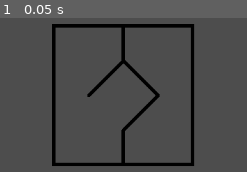
Above: before the commit, frame 1.
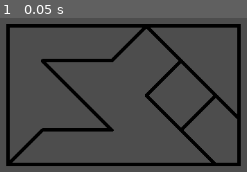
Above: after the commit, the same moment.

Repository: CattacoCattaco/Wizard-Amnesiac
Game: Godot game, scene res://main/main.tscn
Two runs of this game, one before a commit and one after it. Both use one fixed random seed, a clock stepped at 60 frames per second and the inputs below.
Inputs:
- Up to frame 1 (0.05 s): no input

The runs differ from the first frame. In frame 1, 15% of the frame differs, in the area x 2-98%, y 3-97%.

Commit message:
Add Multisymbols
I separated the data of a symbol from the displaying of the symbols. I also made it so that multiple symbols can be grouped together in one box.

Diff:
--- a/main/main.tscn
+++ b/main/main.tscn
@@ -1,12 +1,31 @@
-[gd_scene load_steps=2 format=3 uid="uid://cdly6i4lxnov2"]
+[gd_scene load_steps=6 format=3 uid="uid://cdly6i4lxnov2"]
 
-[ext_resource type="Script" uid="uid://55r0wtsd6gs6" path="res://symbol.gd" id="1_53q0u"]
+[ext_resource type="Script" uid="uid://55r0wtsd6gs6" path="res://main/symbol/symbol_display.gd" id="1_53q0u"]
+[ext_resource type="Script" uid="uid://vuytrsscfx6d" path="res://main/symbol/symbol_data.gd" id="2_pjrb6"]
+
+[sub_resource type="Resource" id="Resource_xwkvk"]
+script = ExtResource("2_pjrb6")
+border_type = 1
+symbol = 4
+metadata/_custom_type_script = "uid://vuytrsscfx6d"
+
+[sub_resource type="Resource" id="Resource_c651c"]
+script = ExtResource("2_pjrb6")
+border_type = 1
+symbol = 1
+metadata/_custom_type_script = "uid://vuytrsscfx6d"
+
+[sub_resource type="Resource" id="Resource_pjrb6"]
+script = ExtResource("2_pjrb6")
+symbol = 6
+child_symbols = Array[ExtResource("2_pjrb6")]([SubResource("Resource_xwkvk"), SubResource("Resource_c651c")])
+metadata/_custom_type_script = "uid://vuytrsscfx6d"
 
 [node name="Node2D" type="Node2D"]
 
 [node name="Symbol" type="Node2D" parent="."]
 script = ExtResource("1_53q0u")
 size = 200
-symbol = 5
+symbol = SubResource("Resource_pjrb6")
 
 [node name="Camera2D" type="Camera2D" parent="."]
--- /dev/null
+++ b/main/symbol/symbol_data.gd
@@ -0,0 +1,44 @@
+@tool
+class_name SymbolData
+extends Resource
+
+enum SymbolType {
+	HOPE,
+	STABILITY,
+	LOVE,
+	LOSS,
+	ENTROPY,
+	CURIOSITY,
+	MULTISYMBOL,
+}
+
+enum BorderType {
+	SQUARE,
+	SQUARE_HIDDEN,
+	CIRCLE,
+}
+
+@export var border_type: BorderType = BorderType.SQUARE
+@export var symbol: SymbolType = SymbolType.HOPE
+@export var child_symbols: Array[SymbolData] = []
+
+
+func is_square() -> bool:
+	return border_type != BorderType.CIRCLE
+
+
+func get_width() -> float:
+	match symbol:
+		SymbolType.MULTISYMBOL:
+			var width: float = 0
+
+			for child in child_symbols:
+				width += child.get_width()
+
+			return width
+		SymbolType.STABILITY:
+			return 2/3.0 if is_square() else 1.0
+		SymbolType.CURIOSITY:
+			return 1/2.0 if is_square() else 1.0
+		_:
+			return 1.0
--- a/symbol.gd
+++ b/main/symbol/symbol_display.gd
@@ -1,27 +1,13 @@
 @tool
-class_name Symbol
+class_name SymbolDisplay
 extends Node2D
-
-enum SymbolType {
-	HOPE,
-	STABILITY,
-	LOVE,
-	LOSS,
-	ENTROPY,
-	CURIOSITY,
-}
 
 @export var size: int = 100:
 	set(value):
 		size = value
 		queue_redraw()
 
-@export var is_square: bool = true:
-	set(value):
-		is_square = value
-		queue_redraw()
-
-@export var symbol: SymbolType = SymbolType.HOPE:
+@export var symbol: SymbolData:
 	set(value):
 		symbol = value
 		queue_redraw()
@@ -33,6 +19,8 @@
 
 var symbol_lines: Line2D
 
+var child_symbols: Array[SymbolDisplay]
+
 
 func _ready() -> void:
 	symbol_lines = Line2D.new()
@@ -47,52 +35,58 @@
 
 
 func _draw() -> void:
-	if is_square:
-		var corners: PackedVector2Array
-
-		if symbol == SymbolType.STABILITY:
-			corners = PackedVector2Array([
-				Vector2(-size / 3.0, -size / 2.0),
-				Vector2(-size / 3.0, size / 2.0),
-				Vector2(size / 3.0, size/ 2.0),
-				Vector2(size / 3.0, -size / 2.0),
-				Vector2(-size / 3.0, -size / 2.0),
-			])
-		else:
-			corners = PackedVector2Array([
-				Vector2(-size / 2.0, -size / 2.0),
-				Vector2(-size / 2.0, size / 2.0),
-				Vector2(size / 2.0, size/ 2.0),
-				Vector2(size / 2.0, -size / 2.0),
-				Vector2(-size / 2.0, -size / 2.0),
-			])
-
-		draw_polyline(corners, Color.BLACK, 5)
-	else:
-		draw_circle(Vector2(0, 0), size / 2.0, Color.BLACK, false, 5)
+	if not symbol:
+		return
+
+	for symbol_display in child_symbols:
+		symbol_display.queue_free()
+
+	child_symbols = []
 
 	draw_symbol()
 
+	match symbol.border_type:
+		SymbolData.BorderType.SQUARE:
+			draw_square_border()
+		SymbolData.BorderType.CIRCLE:
+			draw_circle(Vector2(0, 0), size / 2.0, Color.BLACK, false, 5)
+
+
+func draw_square_border() -> void:
+	var corners: PackedVector2Array
+
+	corners = PackedVector2Array([
+		Vector2(-size / 2.0 * symbol.get_width(), -size / 2.0),
+		Vector2(-size / 2.0 * symbol.get_width(), size / 2.0),
+		Vector2(size / 2.0 * symbol.get_width(), size/ 2.0),
+		Vector2(size / 2.0 * symbol.get_width(), -size / 2.0),
+		Vector2(-size / 2.0 * symbol.get_width(), -size / 2.0),
+	])
+
+	draw_polyline(corners, Color.BLACK, 5)
+
 
 func draw_symbol() -> void:
-	match symbol:
-		SymbolType.HOPE:
+	match symbol.symbol:
+		SymbolData.SymbolType.HOPE:
 			draw_hope()
-		SymbolType.STABILITY:
+		SymbolData.SymbolType.STABILITY:
 			draw_stability()
-		SymbolType.LOVE:
+		SymbolData.SymbolType.LOVE:
 			draw_love()
-		SymbolType.LOSS:
+		SymbolData.SymbolType.LOSS:
 			draw_loss()
-		SymbolType.ENTROPY:
+		SymbolData.SymbolType.ENTROPY:
 			draw_entropy()
-		SymbolType.CURIOSITY:
+		SymbolData.SymbolType.CURIOSITY:
 			draw_curiosity()
+		SymbolData.SymbolType.MULTISYMBOL:
+			draw_multisymbol()
 
 
 func draw_hope() -> void:
 	var vertices: PackedVector2Array
-	if is_square:
+	if symbol.is_square():
 		vertices = PackedVector2Array([
 			Vector2(-size / 2.0, size / 2.0),
 			Vector2(0, 0),
@@ -114,7 +108,7 @@
 
 func draw_stability() -> void:
 	var vertices: PackedVector2Array
-	if is_square:
+	if symbol.is_square():
 		vertices = PackedVector2Array([
 			Vector2(-size / 3.0, -size / 2.0),
 			Vector2(size / 3.0, size / 6.0),
@@ -140,7 +134,7 @@
 
 func draw_love() -> void:
 	var vertices: PackedVector2Array
-	if is_square:
+	if symbol.is_square():
 		vertices = PackedVector2Array([
 			Vector2(-size / 2.0, -size / 2.0),
 			Vector2(0, -size / 3.0),
@@ -164,7 +158,7 @@
 
 func draw_loss() -> void:
 	var vertices: PackedVector2Array
-	if is_square:
+	if symbol.is_square():
 		vertices = PackedVector2Array([
 			Vector2(-size / 2.0, size / 2.0),
 			Vector2(-size / 6.0, -size / 6.0),
@@ -193,7 +187,7 @@
 
 func draw_entropy() -> void:
 	var vertices: PackedVector2Array
-	if is_square:
+	if symbol.is_square():
 		vertices = PackedVector2Array([
 			Vector2(-size / 2.0, size / 2.0),
 			Vector2(-size / 4.0, size / 4.0),
@@ -227,3 +221,20 @@
 	])
 
 	symbol_lines.points = vertices
+
+
+func draw_multisymbol() -> void:
+	symbol_lines.points = PackedVector2Array([])
+
+	var progress: float = -symbol.get_width() * size / 2.0
+	for symbol_data in symbol.child_symbols:
+		var child_symbol := SymbolDisplay.new()
+		child_symbol.size = size
+		child_symbol.symbol = symbol_data
+
+		add_child(child_symbol)
+		child_symbols.append(child_symbol)
+
+		var offset: float = symbol_data.get_width() * child_symbol.size / 2.0
+		child_symbol.position = Vector2(progress + offset, 0)
+		progress += symbol_data.get_width() * child_symbol.size
Not shown, added: main/symbol/symbol_data.gd.uid
Renamed: symbol.gd.uid -> main/symbol/symbol_display.gd.uid
